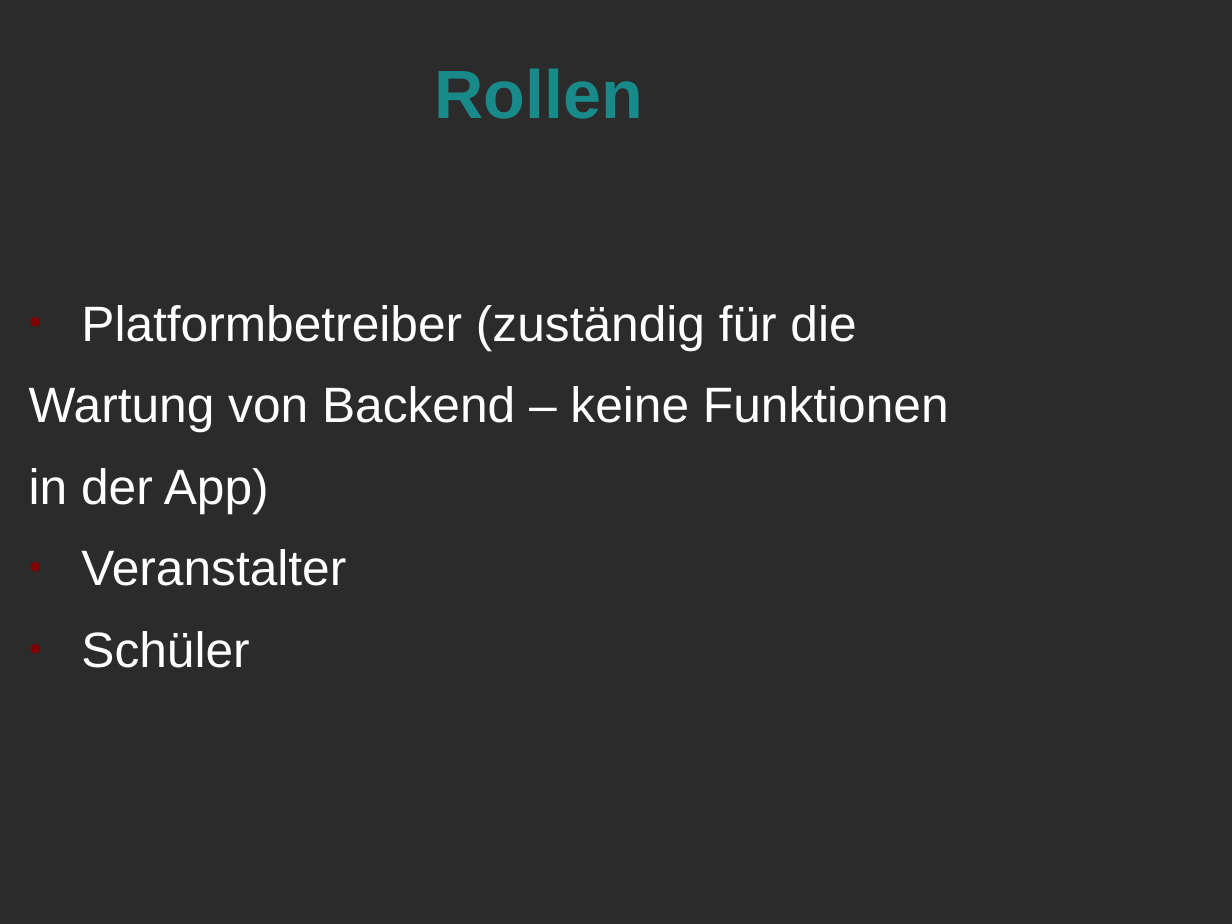
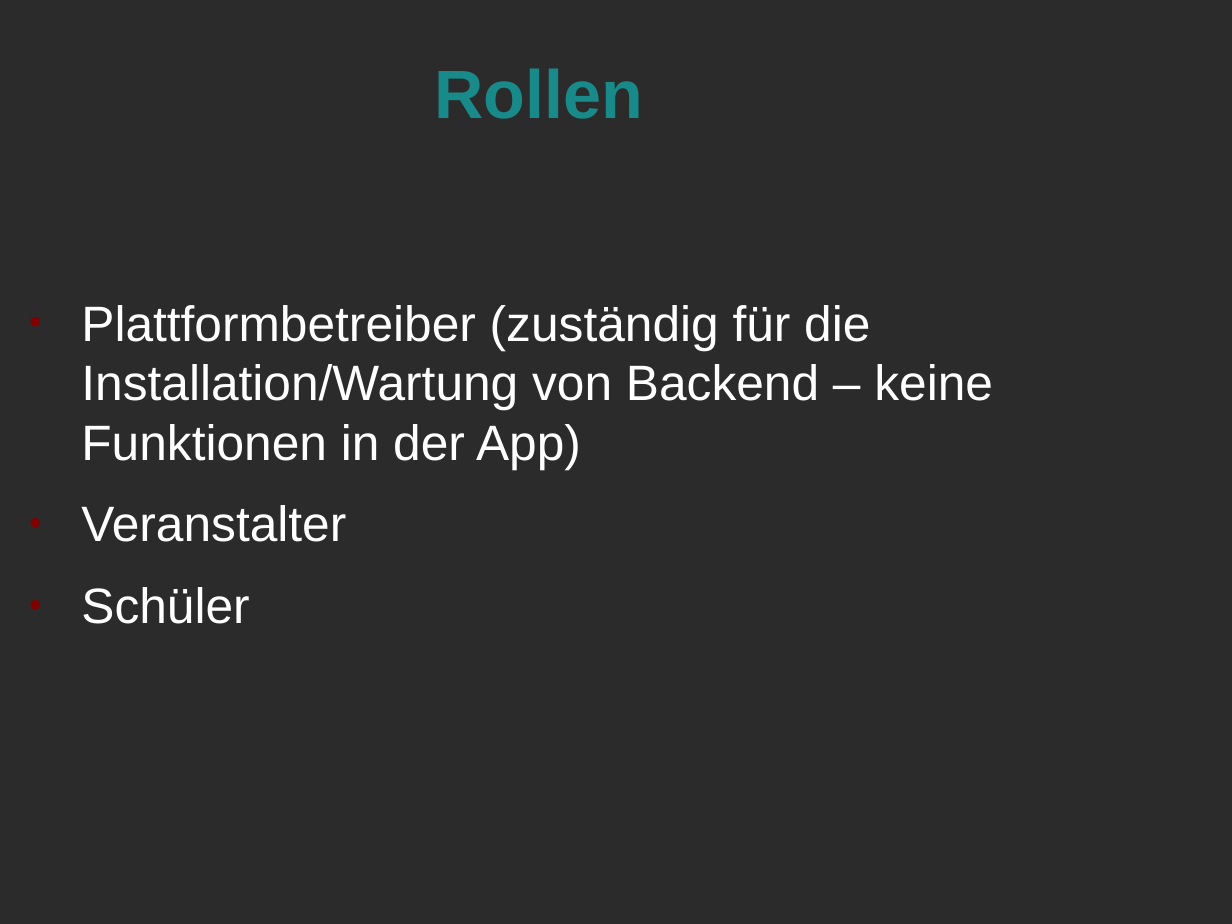
Before and after one commit to Marcel2603/hg17b, a slide deck: slide 5 of Dokumente/Review 1 Praesentation/Review 1.odp. Drawn at 1232x924 pixels with LibreOffice and Linux fonts; fonts in the diff are those of the drawing; background and template pictures are left out; a plain dark background stands for a picture behind light text. Boxes give left, top, right and bottom in pixels: in the first picture for what was removed or moved away, otherwise in the second. Text is boxed around its words. In the diff, an @@ line names an element or a change of style, - is before the commit and + after.

```diff
--- a/Dokumente/Review 1 Praesentation/Review 1.odp
+++ b/Dokumente/Review 1 Praesentation/Review 1.odp
@@ text at (x1=81, y1=305, x2=993, y2=469): text changed @@
-● Platformbetreiber (zuständig für die
-Wartung von Backend – keine Funktionen
-in der App)
+● Plattformbetreiber (zuständig für die Installation/Wartung von Backend – keine Funktionen in der App)
```
Also in this commit, not shown: 2 other slides changed, 4 slides added, 5 slides removed.
